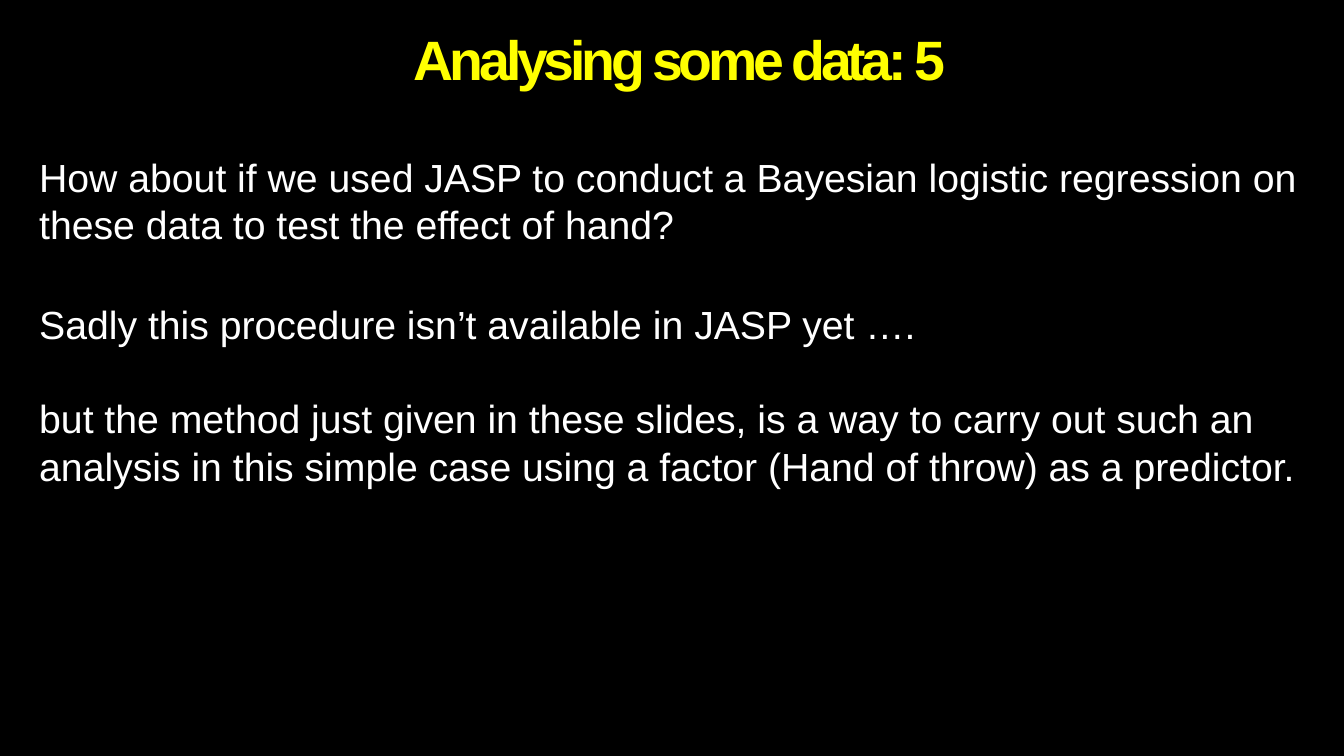
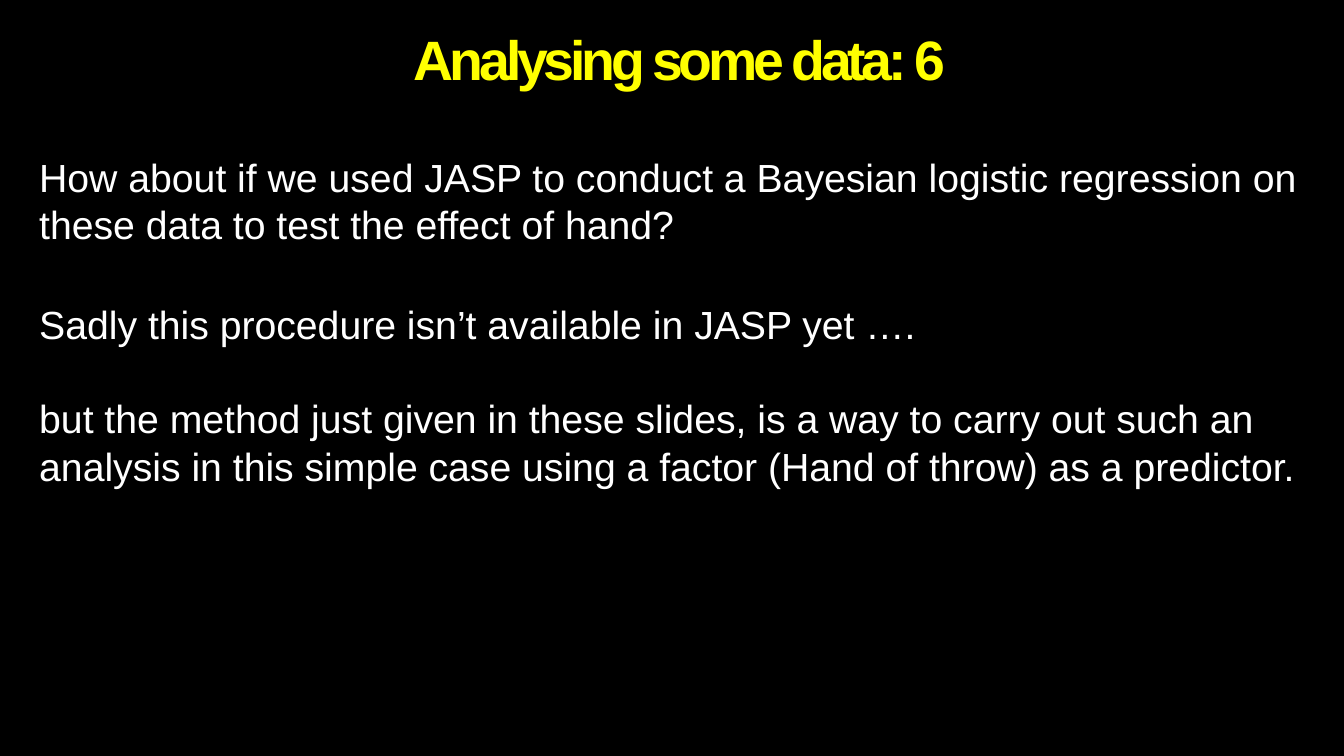
Before and after one commit to Alan-Pickering/Bayesian-data-analysis-teaching, a slide deck: slide 18 of Bayesian Data Analysis Part 2.pptx (slide 16 before the commit). Drawn at 1344x756 pixels with LibreOffice and Linux fonts; fonts in the diff are those of the drawing; background and template pictures are left out. Boxes give left, top, right and bottom in pixels: in the first picture for what was removed or moved away, otherwise in the second. Text is boxed around its words. In the diff, an @@ line names an element or a change of style, - is before the commit and + after.

```diff
--- a/Bayesian Data Analysis Part 2.pptx
+++ b/Bayesian Data Analysis Part 2.pptx
@@ title at (414, 39, 945, 90): text changed @@
-Analysing some data: 5
+Analysing some data: 6
```
Also in this commit, not shown: 8 other slides changed, 2 slides added.
